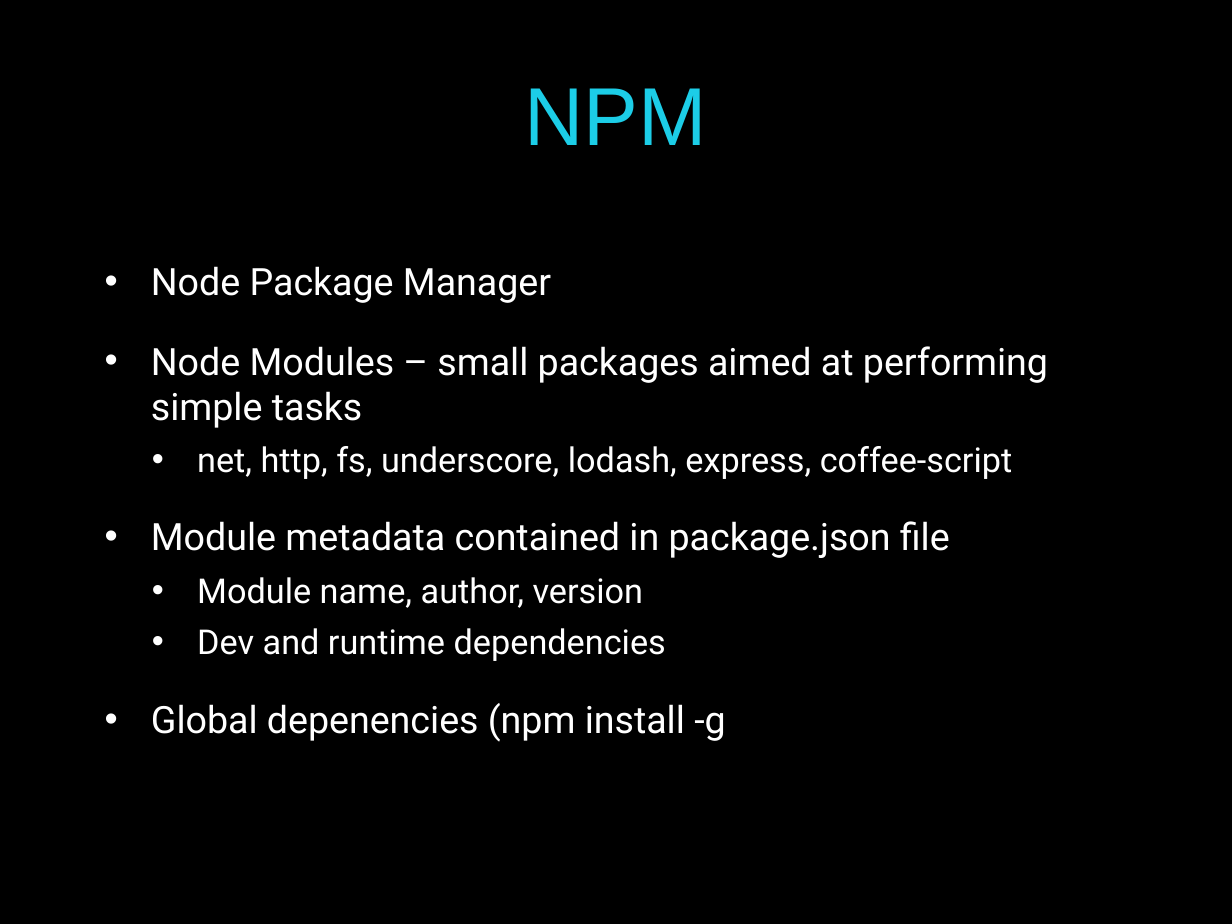
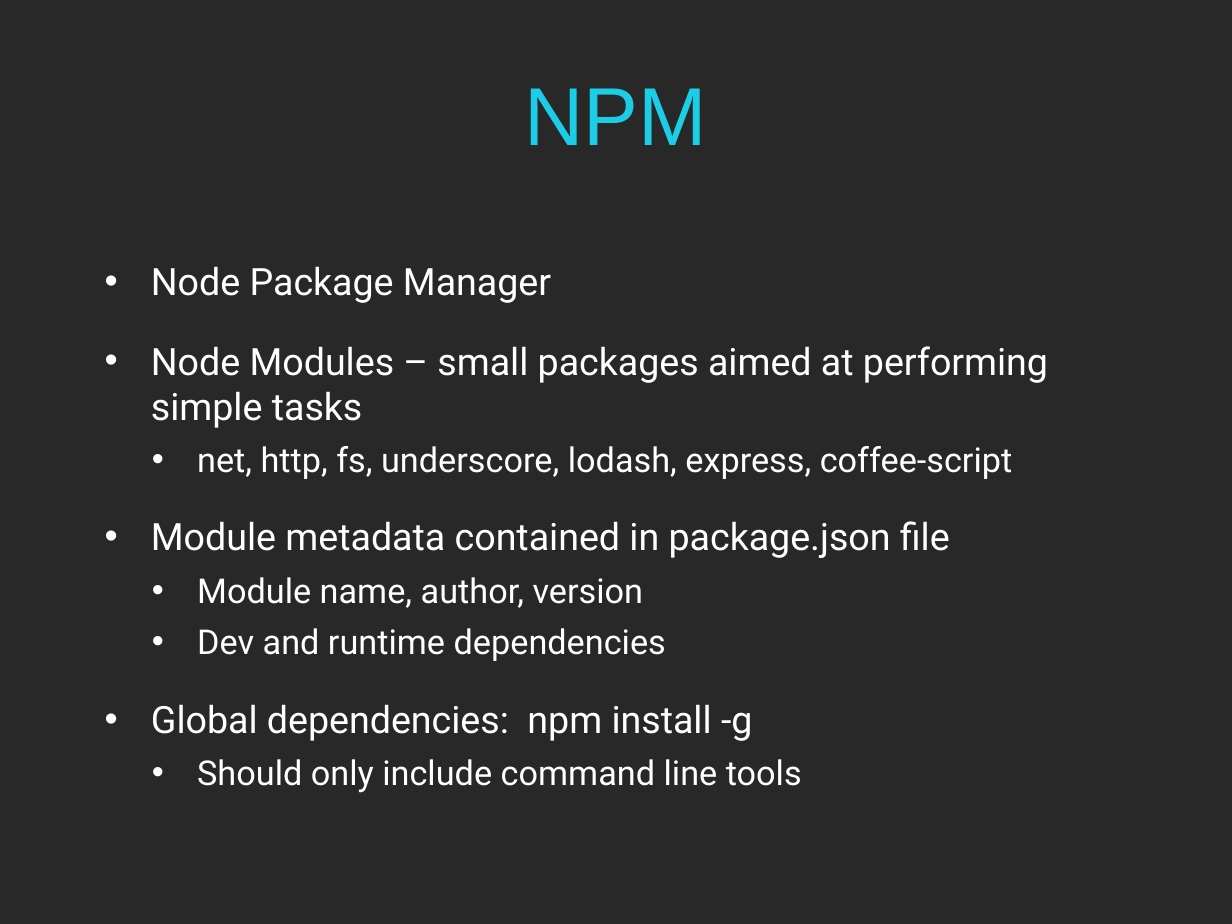
Before and after one commit to pmaccart/ng-bootcamp, a slide deck: slide 9 of slides/ng-bootcamp-day-0.pptx. Drawn at 1232x924 pixels with LibreOffice and Linux fonts; fonts in the diff are those of the drawing; background and template pictures are left out. Boxes give left, top, right and bottom in pixels: in the first picture for what was removed or moved away, otherwise in the second. Text is boxed around its words. In the diff, an @@ line names an element or a change of style, - is before the commit and + after.

Commit message:
slide updates

```diff
--- a/slides/ng-bootcamp-day-0.pptx
+++ b/slides/ng-bootcamp-day-0.pptx
@@ background picture (left out) to #282828 @@
@@ text at [151,704,802,793]: text changed; size 22 to 20 pt @@
-• Global depenencies (npm install -g
+• Global dependencies: npm install -g
+  • Should only include command line tools
```
Also in this commit, not shown: 51 other slides changed.
